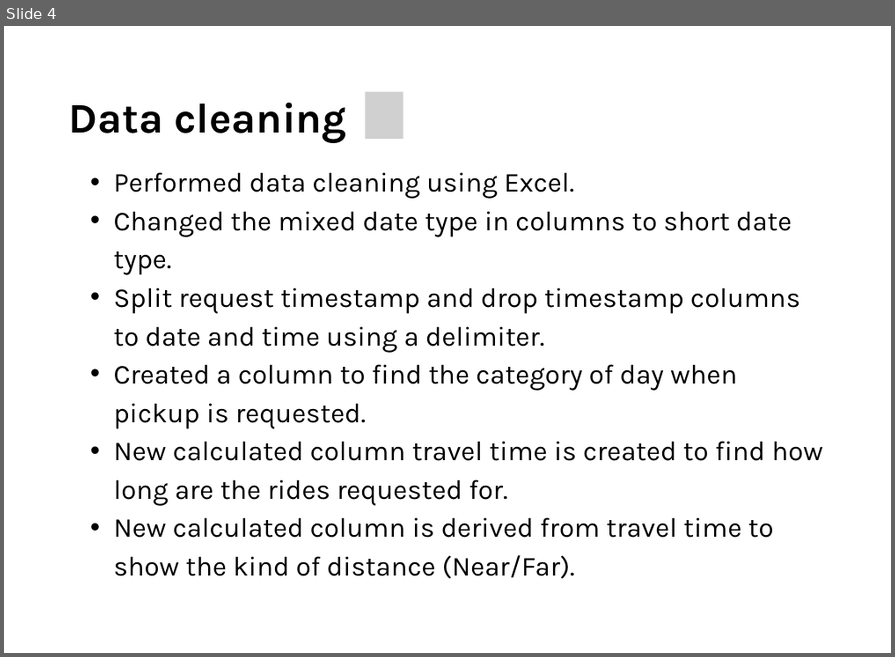
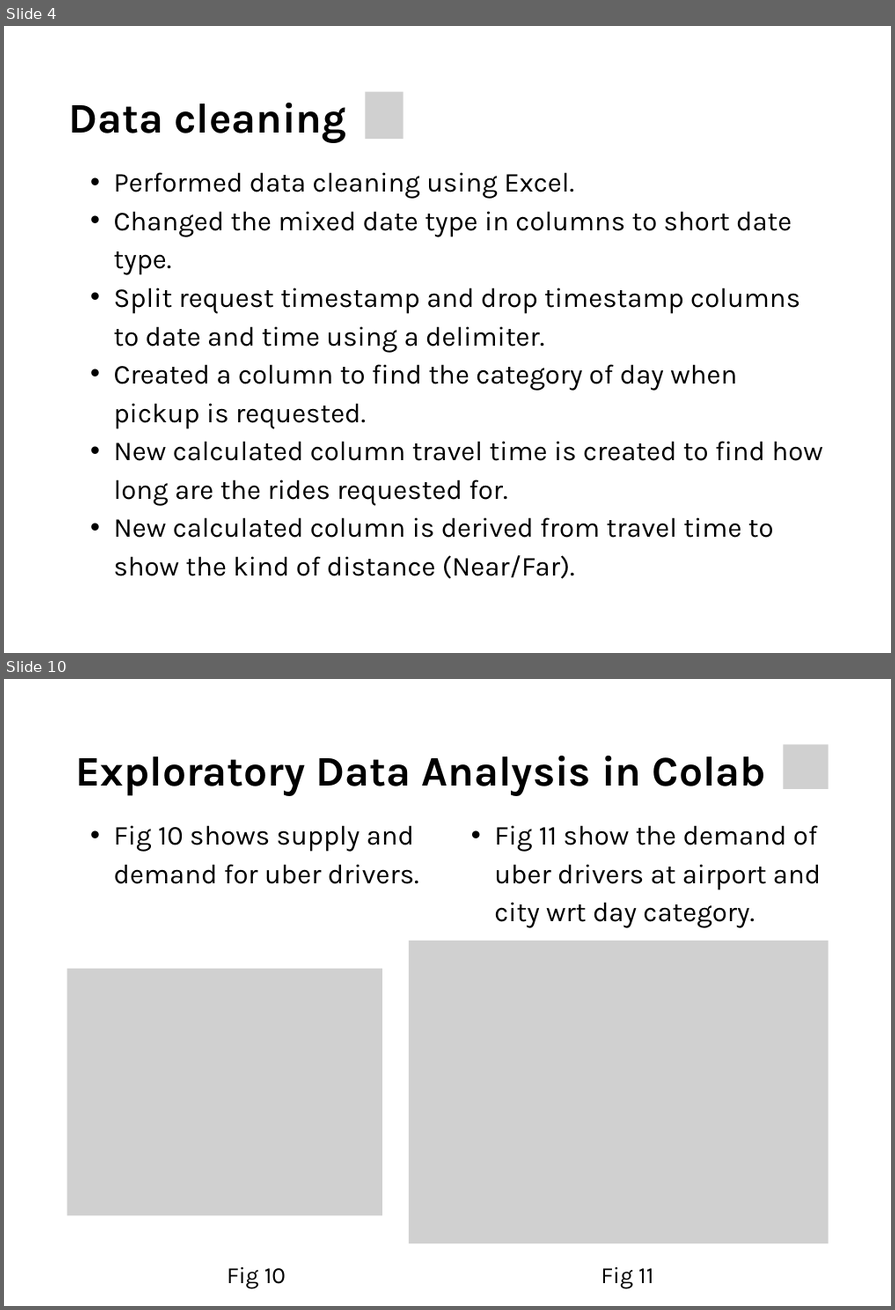
Before and after one commit to karthikdoguparthi/Uber-Supply-Demand-Gaps, a slide deck: UBER SUPPLY DEMAND GAPS/Report/UBER Supply Demand Gap.pptx. Shown one above the other, each under a label of ours: slide 4 before the commit, slides 4 and 10 after it; the slides between them are not shown. The pictures are 895x657 and 895x1310 pixels, drawn with LibreOffice and Linux fonts; fonts in the diff are those of the drawing; grey boxes stand for pictures. Boxes give left, top, right and bottom in pixels: in the first picture for what was removed or moved away, otherwise in the second. Text is boxed around its words. In the diff, an @@ line names an element or a change of style, - is before the commit and + after.

```diff
--- a/UBER SUPPLY DEMAND GAPS/Report/UBER Supply Demand Gap.pptx
+++ b/UBER SUPPLY DEMAND GAPS/Report/UBER Supply Demand Gap.pptx
@@ slide 10 added at (x1=4, y1=679, x2=891, y2=1306), background #FFFFFF @@
@@ text added at (x1=76, y1=756, x2=766, y2=795), 40 pt, text #000000, bold @@
+Exploratory Data Analysis in Colab
@@ picture added at (x1=784, y1=744, x2=828, y2=789) @@
@@ text added at (x1=114, y1=825, x2=419, y2=884), 26 pt, text #000000 @@
+  • Fig 10 shows supply and demand for uber drivers.
@@ text added at (x1=494, y1=825, x2=821, y2=928), 26 pt, text #000000 @@
+  • Fig 11 show the demand of uber drivers at airport and city wrt day category.
@@ picture added at (x1=409, y1=940, x2=829, y2=1244) @@
@@ picture added at (x1=67, y1=969, x2=382, y2=1216) @@
@@ text added at (x1=227, y1=1267, x2=286, y2=1288), 22 pt, text #000000 @@
+Fig 10
@@ text added at (x1=601, y1=1267, x2=653, y2=1288), 22 pt, text #000000 @@
+Fig 11
```
Also in this commit, not shown: 5 slides changed, 12 other slides added, 1 slide removed, 1 other file.
